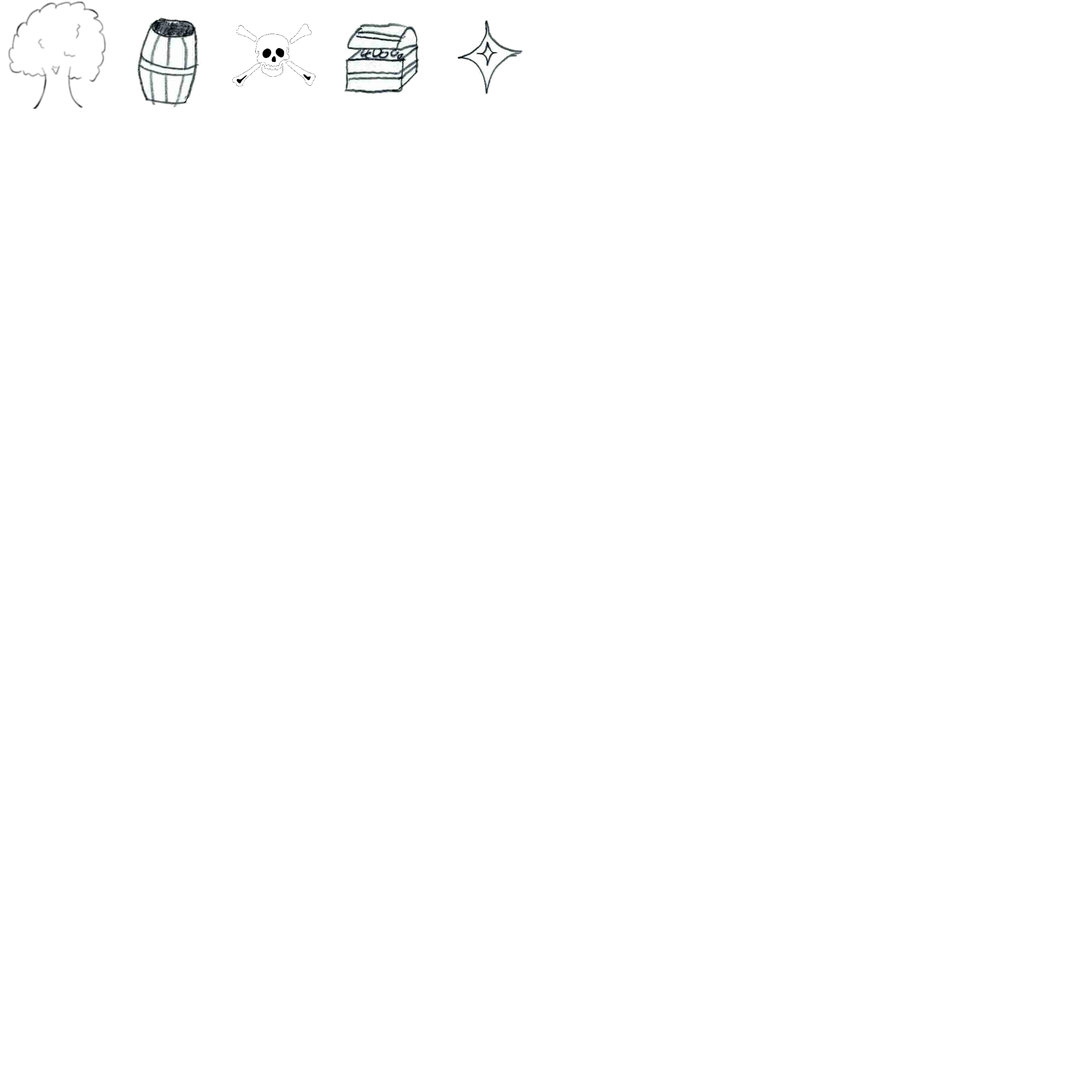
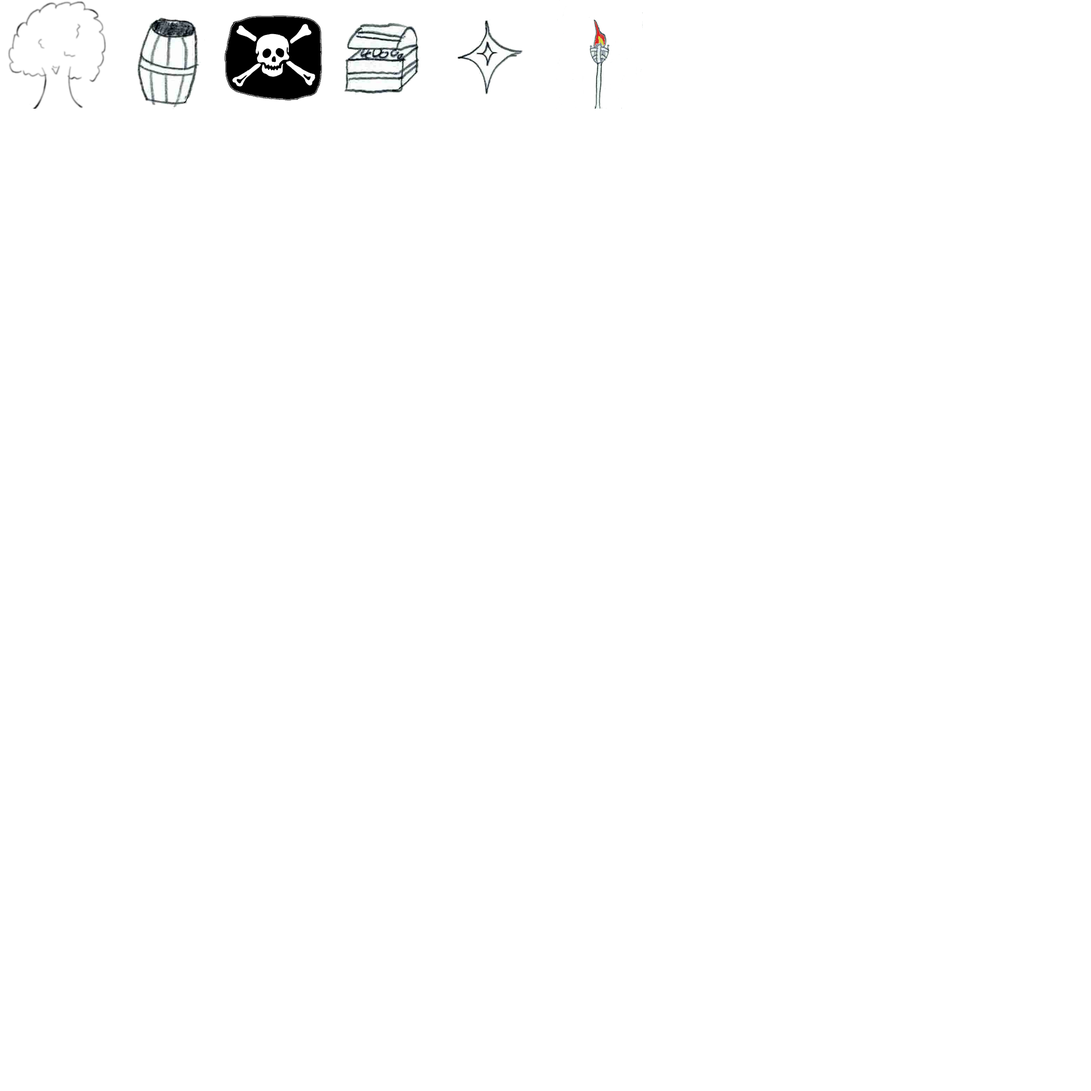
The second (1091, 1091) image is a revision of the first. Changes to its layers:
painted on "Background" over [224, 0, 643, 109]
